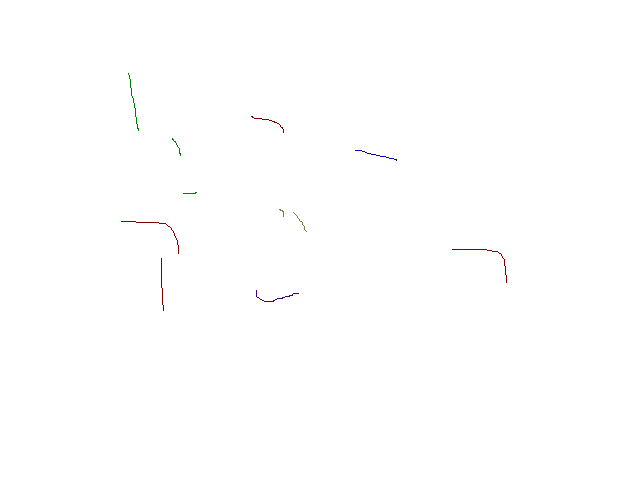
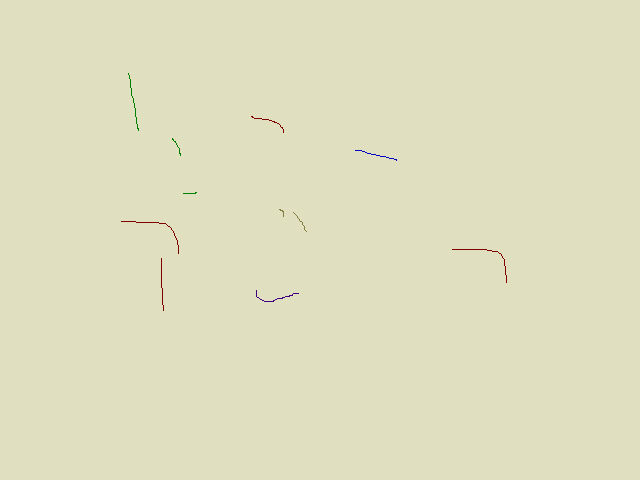
Before/after of a 640 × 480 layered artwork. What changed in the layer stack:
painted on "Background" over [0, 0, 640, 480]
painted on "33_KitchenLow.png" over [0, 0, 640, 480]
